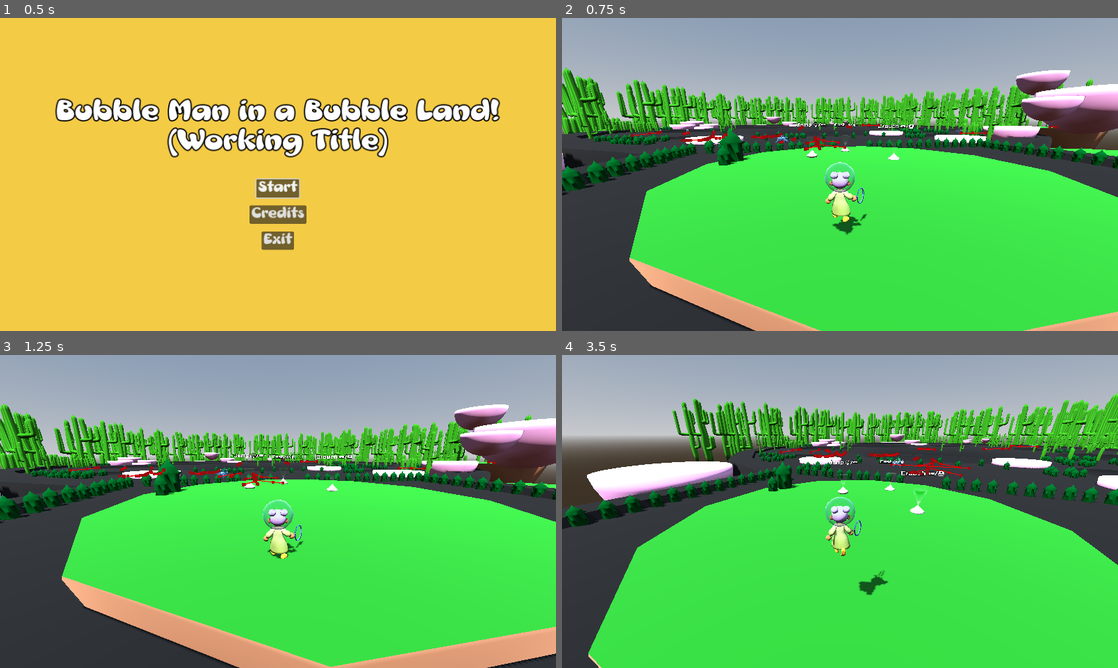
Above: before the commit, frames 1-4 (two rows, left to right).
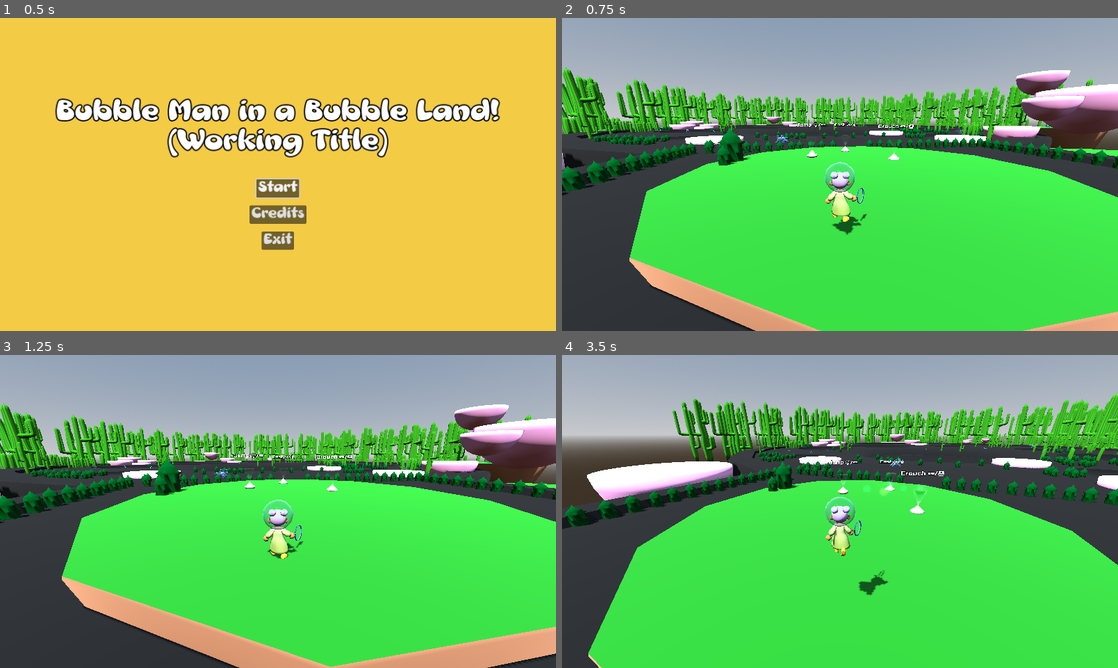
Above: after the commit, the same moments.

Repository: Gertkeno/GGJ2025
Game: Godot game, scene res://main_menu.tscn
Two runs of this game, one before a commit and one after it. Both use one fixed random seed, a clock stepped at 60 frames per second and the inputs below.
Inputs (mouse positions are in pixels of both pictures, inside the frame that each line leads up to):
- Up to frame 1 (0.5 s): no input
- Up to frame 2 (0.75 s): click "Start" at 0.5 s
- Up to frame 3 (1.25 s): no input
- Up to frame 4 (3.5 s): move the mouse to (962, 495) at 1.27 s; press the mouse at (962, 495) at 1.28 s; hold Right (right) 1.28-2.03 s; tap Space (jump) at 1.52, 2.27 s; move the mouse to (812, 511) at 2.02 s; release the mouse at (812, 511) at 2.03 s; hold Up (forward) from 2.03 s (still down); click (812, 511) at 2.1 s; move the mouse to (851, 505) at 2.77 s; hold Shift (crouch) from 2.78 s (still down); click (851, 505) at 3.05 s

Frame 1 is identical in both runs. In frame 2, 0.3% of the frame differs, in the area x 12-90%, y 33-43%; in frame 3, 0.3%; in frame 4, 0.5%, in the area x 39-86%, y 28-45%.

Commit message:
show off our catch shader to trigger shader compilation

Diff:
--- a/System/bubble_animal.tscn
+++ b/System/bubble_animal.tscn
@@ -31,6 +31,5 @@
 
 [node name="NavigationAgent3D" type="NavigationAgent3D" parent="."]
 avoidance_enabled = true
-debug_enabled = true
 
 [connection signal="body_entered" from="VisionArea" to="." method="_on_vision_collision_entered_tree"]
--- a/bubble_world_map.tscn
+++ b/bubble_world_map.tscn
@@ -10,6 +10,7 @@
 [ext_resource type="AudioStream" uid="uid://b037a5psk1fow" path="res://Audio/Ambient/SFX_Ambi_Bed.wav" id="5_gu4s6"]
 [ext_resource type="PackedScene" uid="uid://cwb6jcc1488gx" path="res://SkittishBeast/SKittish_Beast_Herd.tscn" id="9_vmhyp"]
 [ext_resource type="PackedScene" uid="uid://lgyoq0xx03pq" path="res://SkittishBeast/skittish_beast.tscn" id="10_x1135"]
+[ext_resource type="PackedScene" uid="uid://bmjwtpdlkxidu" path="res://System/catch_particles.tscn" id="11_47x8e"]
 
 [sub_resource type="ProceduralSkyMaterial" id="ProceduralSkyMaterial_8syn1"]
 sky_horizon_color = Color(0.64625, 0.65575, 0.67075, 1)
@@ -357,3 +358,8 @@
 [node name="DefenseBeast4" parent="." node_paths=PackedStringArray("default_curve") instance=ExtResource("4_7jfbh")]
 transform = Transform3D(1, 0, 0, 0, 1, 0, 0, 0, 1, -54.7619, -0.109945, 174.504)
 default_curve = NodePath("../in da back 3")
+
+[node name="GPUParticles3D" parent="." instance=ExtResource("11_47x8e")]
+transform = Transform3D(1, 0, 0, 0, 1, 0, 0, 0, 1, -9.3, -3.3, 24.3)
+emitting = true
+one_shot = false
Not shown: 1 places in bubble_world_map.tscn that only renumber resources
